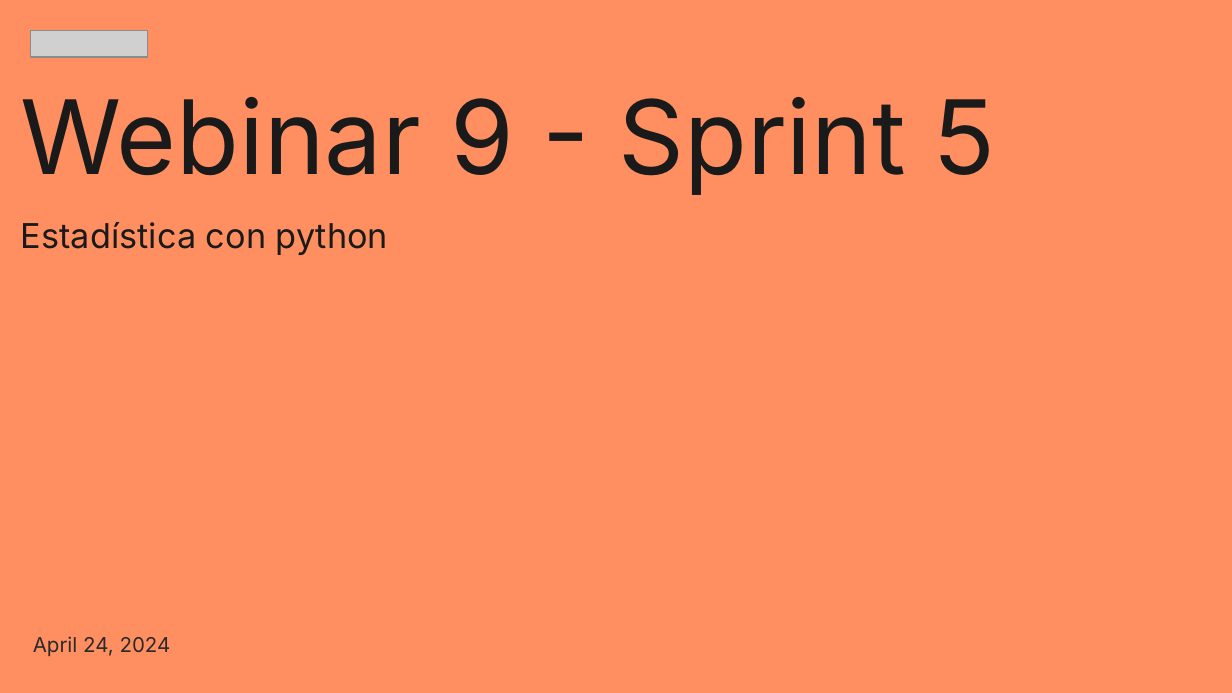
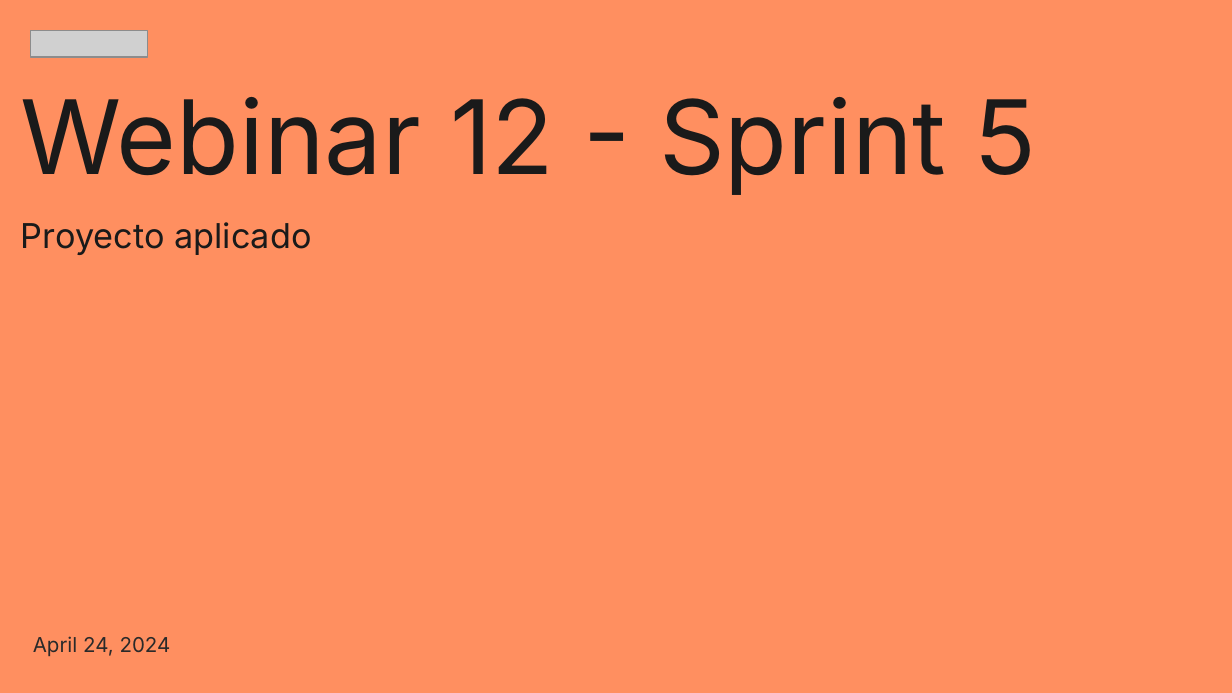
Before and after one commit to ljpiere/data_python_classes, a slide deck: slide 1 of DA/Webinar 12 - Sprint 5 - Proyecto/Webinar_9_2.pptx. Drawn at 1232x693 pixels with LibreOffice and Linux fonts; fonts in the diff are those of the drawing; grey boxes stand for pictures. Boxes give left, top, right and bottom in pixels: in the first picture for what was removed or moved away, otherwise in the second. Text is boxed around its words. In the diff, an @@ line names an element or a change of style, - is before the commit and + after.

```diff
--- a/DA/Webinar 12 - Sprint 5 - Proyecto/Webinar_9_2.pptx
+++ b/DA/Webinar 12 - Sprint 5 - Proyecto/Webinar_9_2.pptx
@@ title at (21, 97, 1036, 255): text changed; size 20 to 60 pt @@
-Webinar 9 - Sprint 5
-Estadística con python
+Webinar 12 - Sprint 5
+Proyecto aplicado
```
Also in this commit, not shown: 3 other slides changed, 4 other files.
